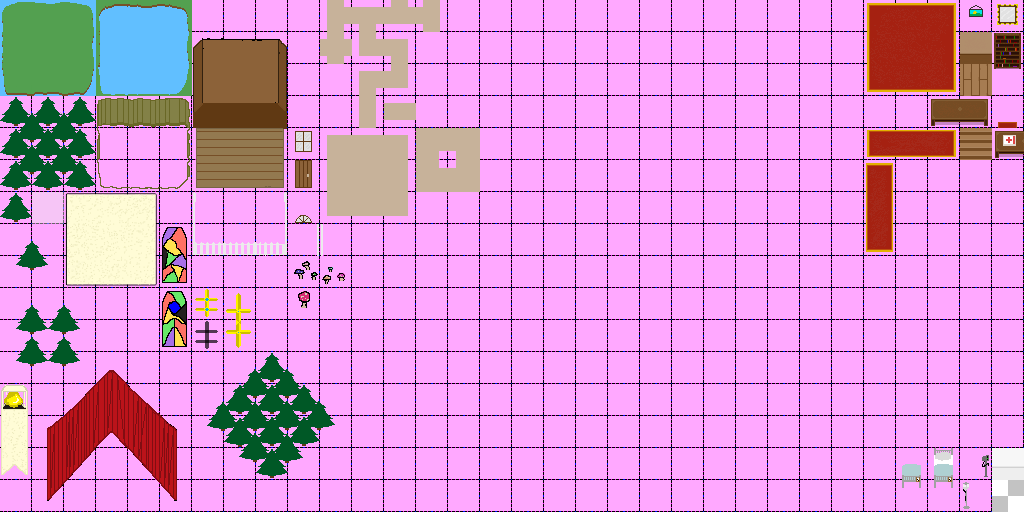
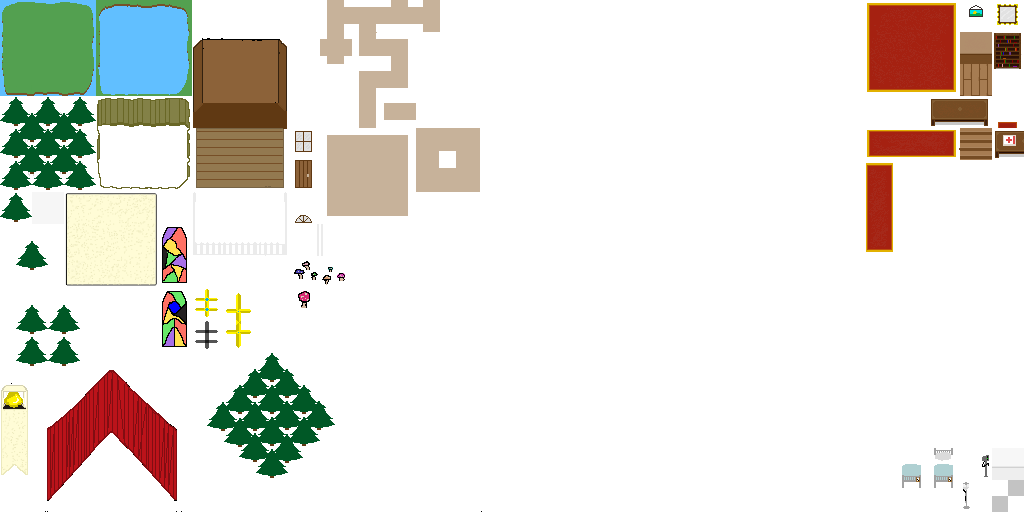
Two versions of the same layered image (1024x512). Layer-by-layer changes:
hid "Background" over [0, 0, 1024, 512]
